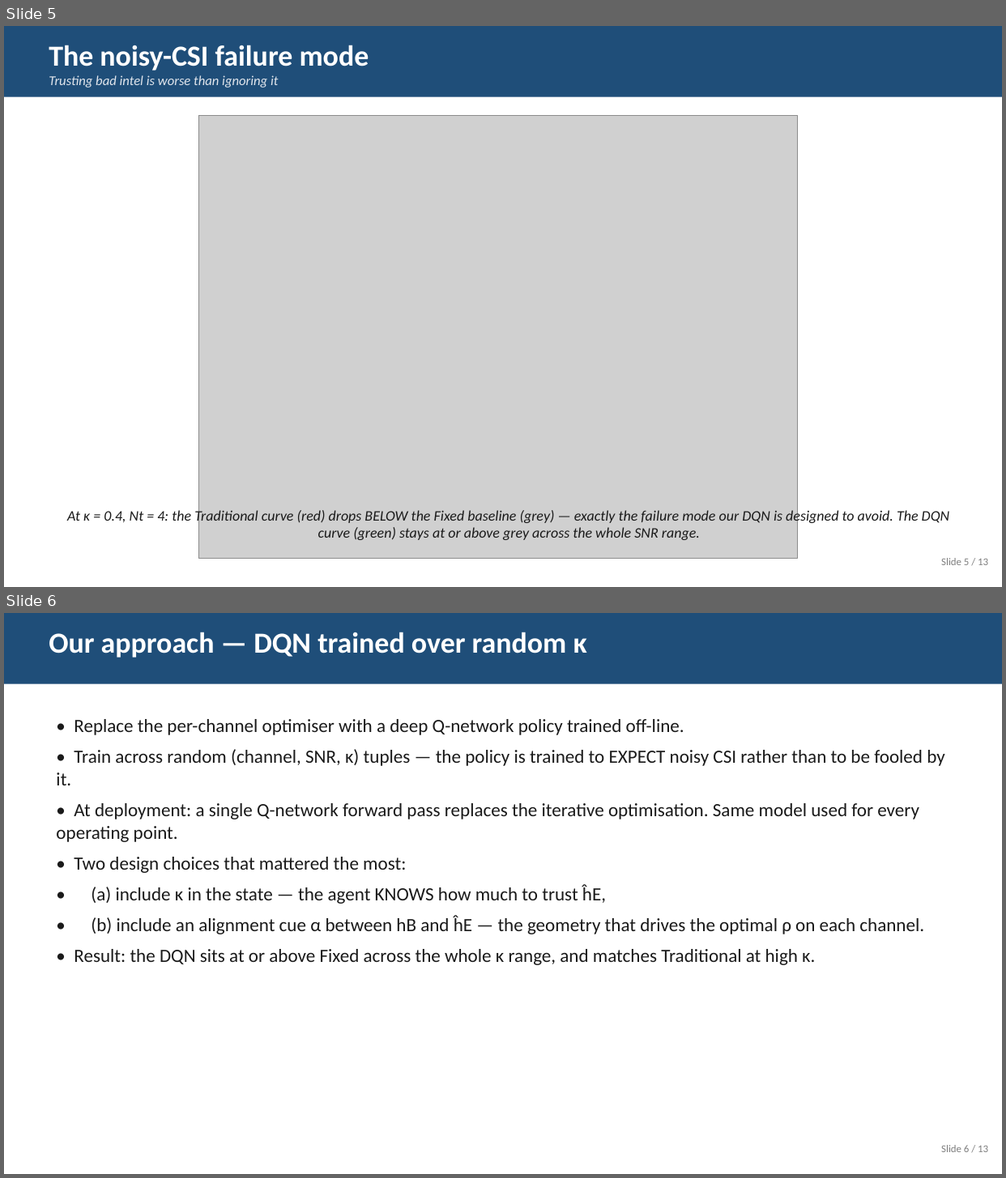
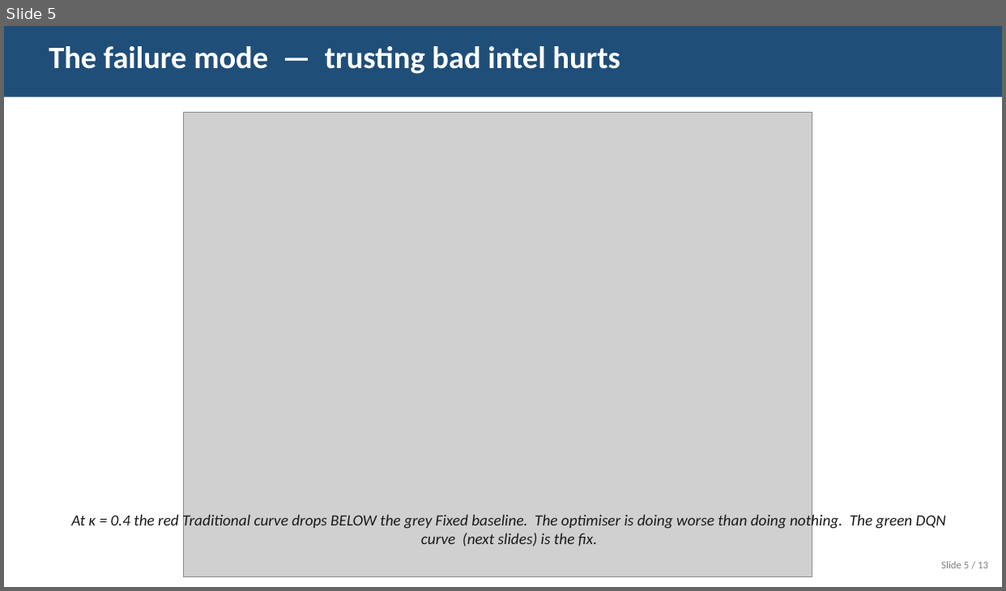
Before and after one commit to kryptbakar/DQN-Enhanced-Adaptive-Artificial-Noise-Power-Allocation, a slide deck: report/slides.pptx. Shown one above the other, each under a label of ours: slides 5 and 6 before the commit, slide 5 after it. The pictures are 1006x1178 and 1006x591 pixels, drawn with LibreOffice and Linux fonts; fonts in the diff are those of the drawing; grey boxes stand for pictures. Boxes give left, top, right and bottom in pixels: in the first picture for what was removed or moved away, otherwise in the second. Text is boxed around its words. In the diff, an @@ line names an element or a change of style, - is before the commit and + after.

Commit message:
redesign slide deck — visual cards, fewer formulas, classroom-friendly
The previous deck packed too much math and dense bullets per slide for a
10-12 minute talk in front of a mixed audience (instructor + classmates).
This pass restructures the same 13-slide flow around visual cards, larger
type, and one-idea-per-slide.

Per-slide changes:
- Slide 1: cleaner title, accent strip, larger paper title.
- Slide 2 (problem): story-first, no inline math; 5 short bullets.
- Slide 3 (system model): three coloured cards for Alice / Bob / Eve;
  only the imperfect-CSI equation kept, embedded as a rendered PNG.
- Slide 4 (classical answers): two side-by-side cards (Fixed vs
  Traditional) with pros/cons rather than equations.
- Slide 5 (failure mode): full-bleed figure, single-sentence caption.
- Slide 6 (our approach): three idea blocks (Reframe / Two key inputs /
  Single deployable model) instead of architecture details.
- Slide 7 (state + action): icons for the seven state items, one
  rendered equation for the alignment cue, two cards for action and
  network. Formula-density way down.
- Slide 8 (training): training curve on the left, three 'stat' cards
  (7000 episodes, ~38 s, three Nt) replacing the dense hyperparam list.
- Slides 9 + 10: same plot story but trimmed captions.
- Slide 11 (demo cue): five compact tab cards with icon + name + 1-line
  description.
- Slide 12 (takeaways): three coloured cards (Problem / Fix / Outcome)
  instead of a long bullet list.
- Slide 13: thank-you, unchanged.

Reduces visible formula count from a dozen-plus inline strings to two
rendered PNGs (CSI model on slide 3, alignment on slide 7) — math is
still present where it earns its place, but the deck reads as a
presentation, not a paper.

```diff
--- a/report/slides.pptx
+++ b/report/slides.pptx
@@ slide 6 removed at <box>4,613,1002,1174</box>, background #FFFFFF @@
@@ rectangle removed at <box>4,613,1002,684</box> @@
@@ text removed at <box>49,632,587,658</box> @@
-Our approach — DQN trained over random κ
@@ text removed at <box>56,719,944,965</box> @@
-• Replace the per-channel optimiser with a deep Q-network policy trained off-line.
-• Train across random (channel, SNR, κ) tuples — the policy is trained to EXPECT noisy CSI rather than to be fooled by it.
-• At deployment: a single Q-network forward pass replaces the iterative optimisation. Same model used for every operating point.
-• Two design choices that mattered the most:
-• (a) include κ in the state — the agent KNOWS how much to trust ĥE,
-• (b) include an alignment cue α between hB and ĥE — the geometry that drives the optimal ρ on each channel.
-• Result: the DQN sits at or above Fixed across the whole κ range, and matches Traditional at high κ.
@@ text removed at <box>941,1145,988,1152</box> @@
-Slide 6 / 13
@@ slide 5 changed as well @@
@@ text at <box>49,46,620,74</box>: text changed; size 13 to 30 pt; text colour #E0E5EC to #FFFFFF; bold on; italic off @@
-The noisy-CSI failure mode
-Trusting bad intel is worse than ignoring it
+The failure mode — trusting bad intel hurts
@@ picture: place and size @@
-picture at <box>198,116,798,559</box>
+picture at <box>184,112,812,578</box>
@@ text at <box>71,513,946,547</box>: text changed; size 14 to 15 pt @@
-At κ = 0.4, Nt = 4: the Traditional curve (red) drops BELOW the Fixed baseline (grey) — exactly the failure mode our DQN is designed to avoid. The DQN curve (green) stays at or above grey across the whole SNR range.
+At κ = 0.4 the red Traditional curve drops BELOW the grey Fixed baseline. The optimiser is doing worse than doing nothing. The green DQN curve (next slides) is the fix.
@@ text "Slide 5 / 13": place and size @@
-text "Slide 5 / 13" at <box>941,558,988,565</box>
+text "Slide 5 / 13" at <box>941,561,988,569</box>
```
Also in this commit, not shown: 7 other slides changed, 5 slides added, 4 other slides removed, 1 other file.
